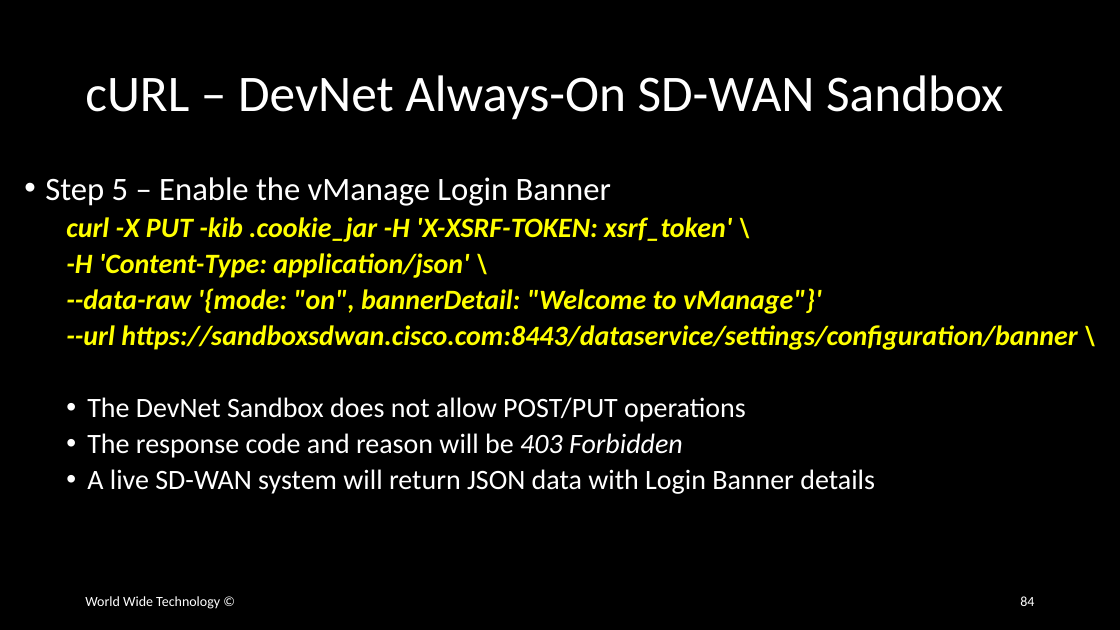
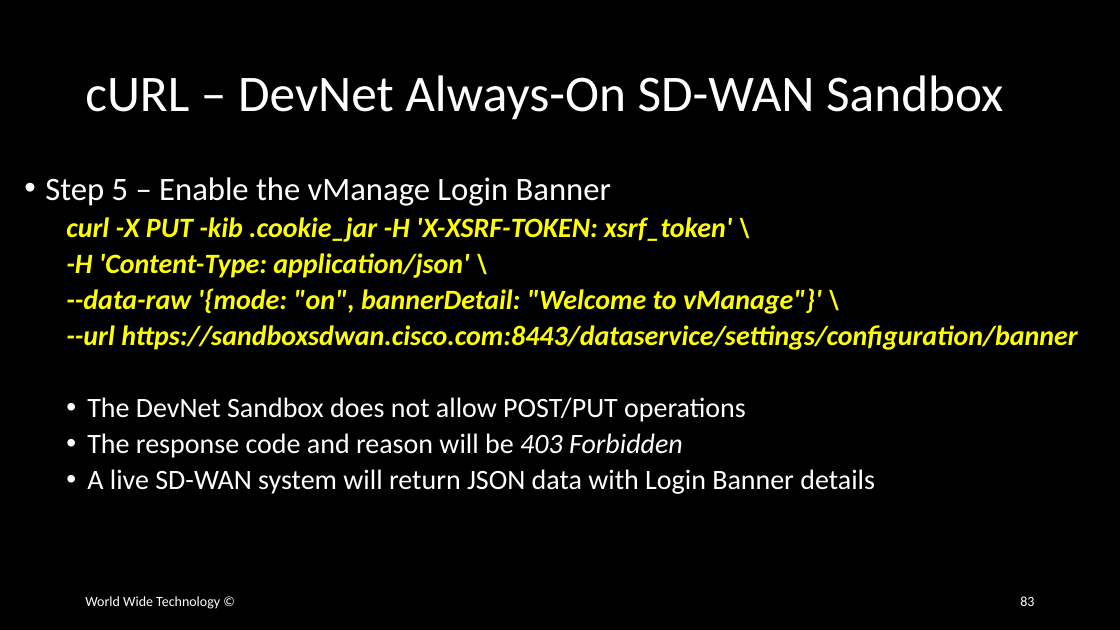
Before and after one commit to wwt/curl-requests-foundations, a slide deck: slide 83 of curl-requests-foundations.pptx (slide 84 before the commit). Drawn at 1120x630 pixels with LibreOffice and Linux fonts; fonts in the diff are those of the drawing. Boxes give left, top, right and bottom in pixels: in the first picture for what was removed or moved away, otherwise in the second. Text is boxed around its words. In the diff, an @@ line names an element or a change of style, - is before the commit and + after.

```diff
--- a/curl-requests-foundations.pptx
+++ b/curl-requests-foundations.pptx
@@ text at (x1=66, y1=288, x2=1078, y2=350): text changed @@
-  --data-raw '{mode: "on", bannerDetail: "Welcome to vManage"}'
-  --url https://sandboxsdwan.cisco.com:8443/dataservice/settings/configuration/banner \
+  --data-raw '{mode: "on", bannerDetail: "Welcome to vManage"}' \
+  --url https://sandboxsdwan.cisco.com:8443/dataservice/settings/configuration/banner
@@ page number at (x1=1020, y1=596, x2=1034, y2=606): text changed @@
-84
+83
```
Also in this commit, not shown: 8 other slides changed, 1 slide removed.
